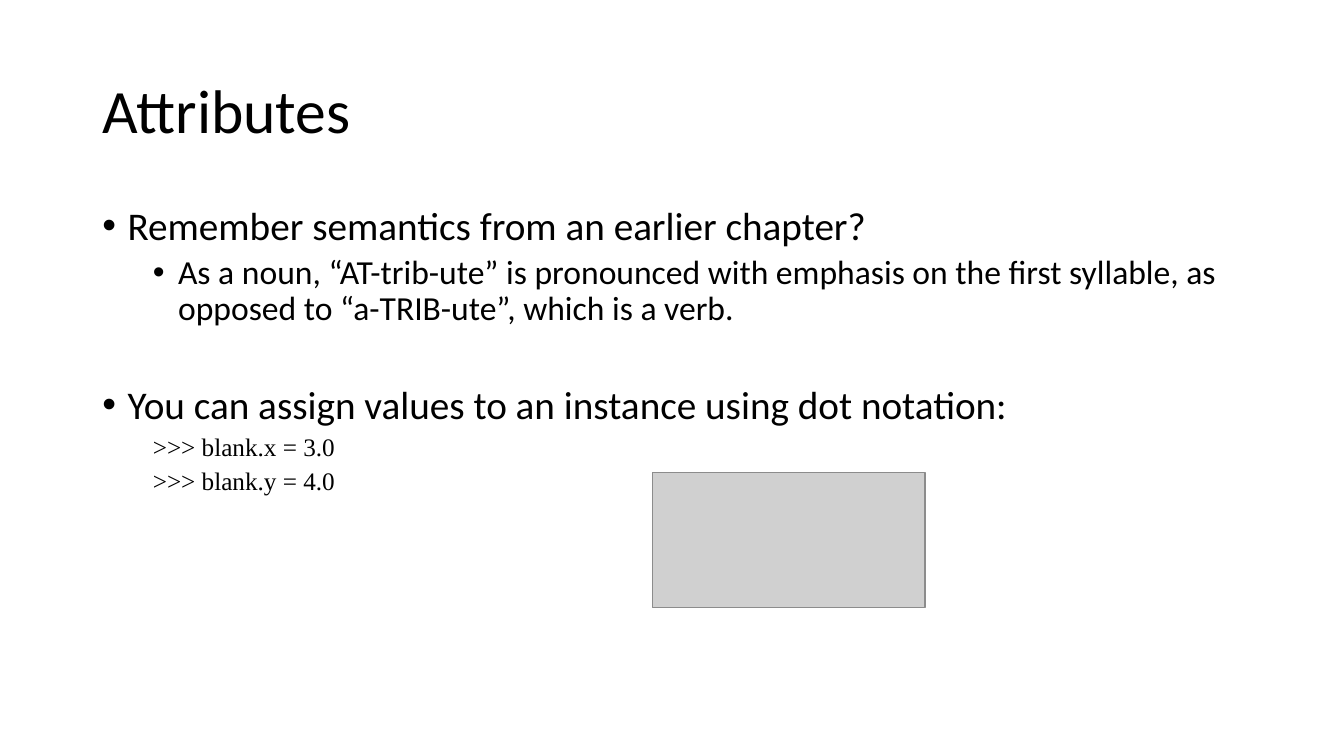
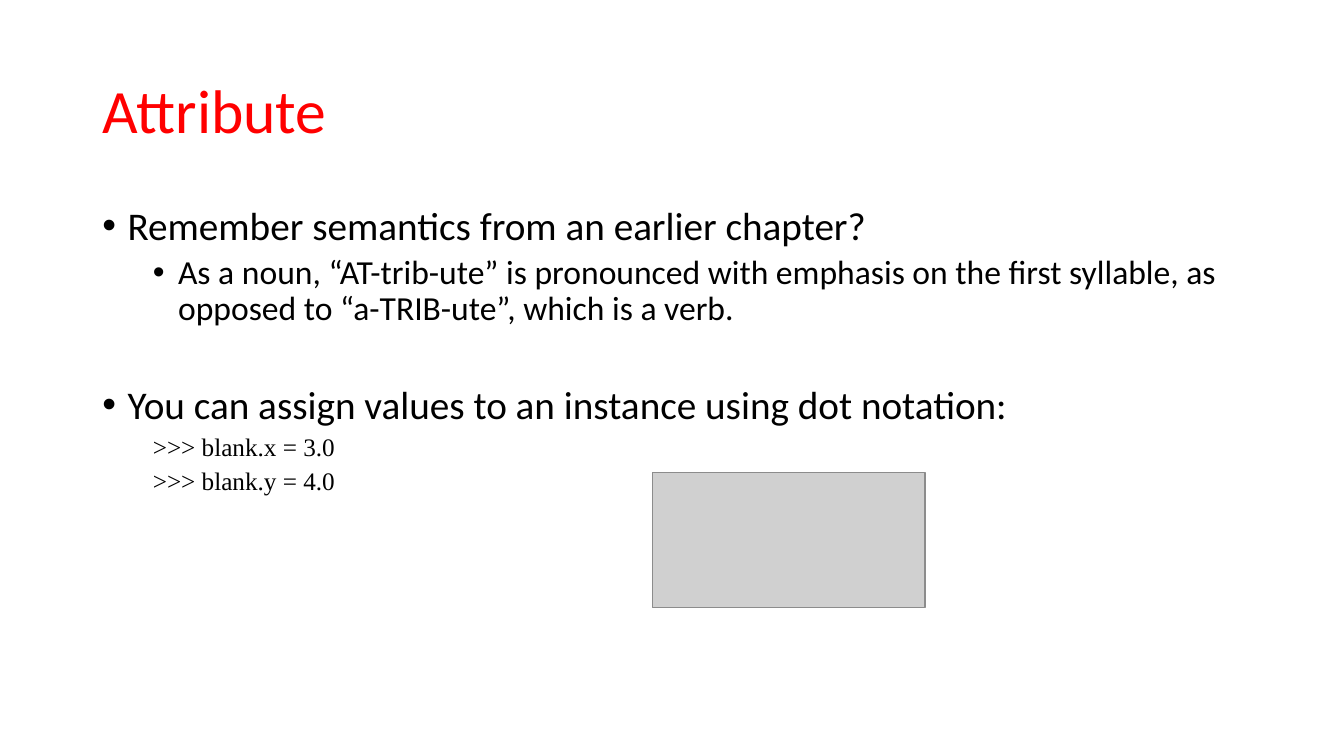
Before and after one commit to MobyAtTheo/PSG3, a slide deck: slide 22 of week05-ch15-21plus-pys.pptx. Drawn at 1344x756 pixels with LibreOffice and Linux fonts; fonts in the diff are those of the drawing; grey boxes stand for pictures. Boxes give left, top, right and bottom in pixels: in the first picture for what was removed or moved away, otherwise in the second. Text is boxed around its words. In the diff, an @@ line names an element or a change of style, - is before the commit and + after.

```diff
--- a/week05-ch15-21plus-pys.pptx
+++ b/week05-ch15-21plus-pys.pptx
@@ title at box(102, 90, 326, 134): text changed; text colour #000000 to #FF0000 @@
-Attributes
+Attribute
```
Also in this commit, not shown: 2 other slides changed.
